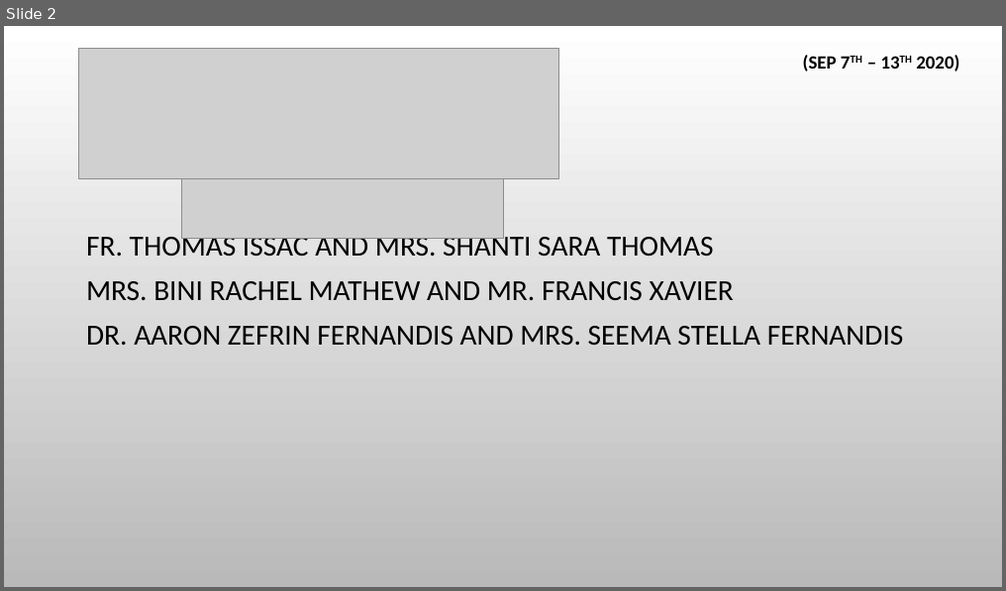
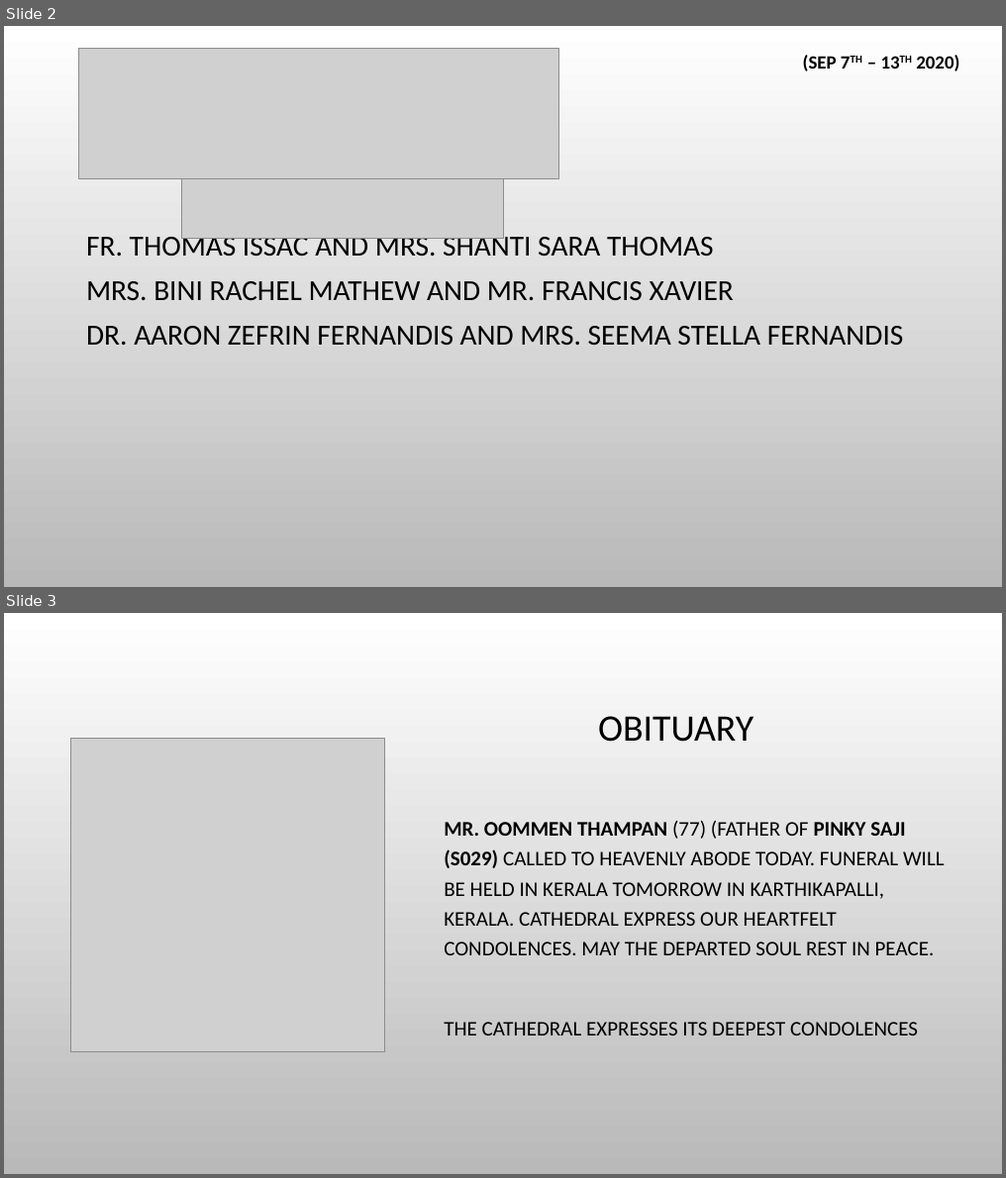
Before and after one commit to stoscsg/openlp-data, a slide deck: stosc_services/PPT/Birthday & Anniversaries.pptx. Shown one above the other, each under a label of ours: slide 2 before the commit, slides 2 and 3 after it. The pictures are 1006x591 and 1006x1178 pixels, drawn with LibreOffice and Linux fonts; fonts in the diff are those of the drawing; grey boxes stand for pictures; background and template pictures are left out. Boxes give left, top, right and bottom in pixels: in the first picture for what was removed or moved away, otherwise in the second. Text is boxed around its words. In the diff, an @@ line names an element or a change of style, - is before the commit and + after.

Commit message:
Add Obituary

```diff
--- a/stosc_services/PPT/Birthday & Anniversaries.pptx
+++ b/stosc_services/PPT/Birthday & Anniversaries.pptx
@@ slide 3 added at bbox=[4, 613, 1002, 1174], background picture (left out) @@
@@ title added at bbox=[598, 716, 753, 742], 36 pt, text #000000 @@
+OBITUARY
@@ picture added at bbox=[70, 738, 385, 1053] @@
@@ text added at bbox=[444, 821, 944, 1036], 20 pt, text #000000 @@
+MR. OOMMEN THAMPAN (77) (FATHER OF PINKY SAJI (S029) CALLED TO HEAVENLY ABODE TODAY. FUNERAL WILL BE HELD IN KERALA TOMORROW IN KARTHIKAPALLI, KERALA. CATHEDRAL EXPRESS OUR HEARTFELT CONDOLENCES. MAY THE DEPARTED SOUL REST IN PEACE.
+THE CATHEDRAL EXPRESSES ITS DEEPEST CONDOLENCES
```
Also in this commit, not shown: 1 other file.
